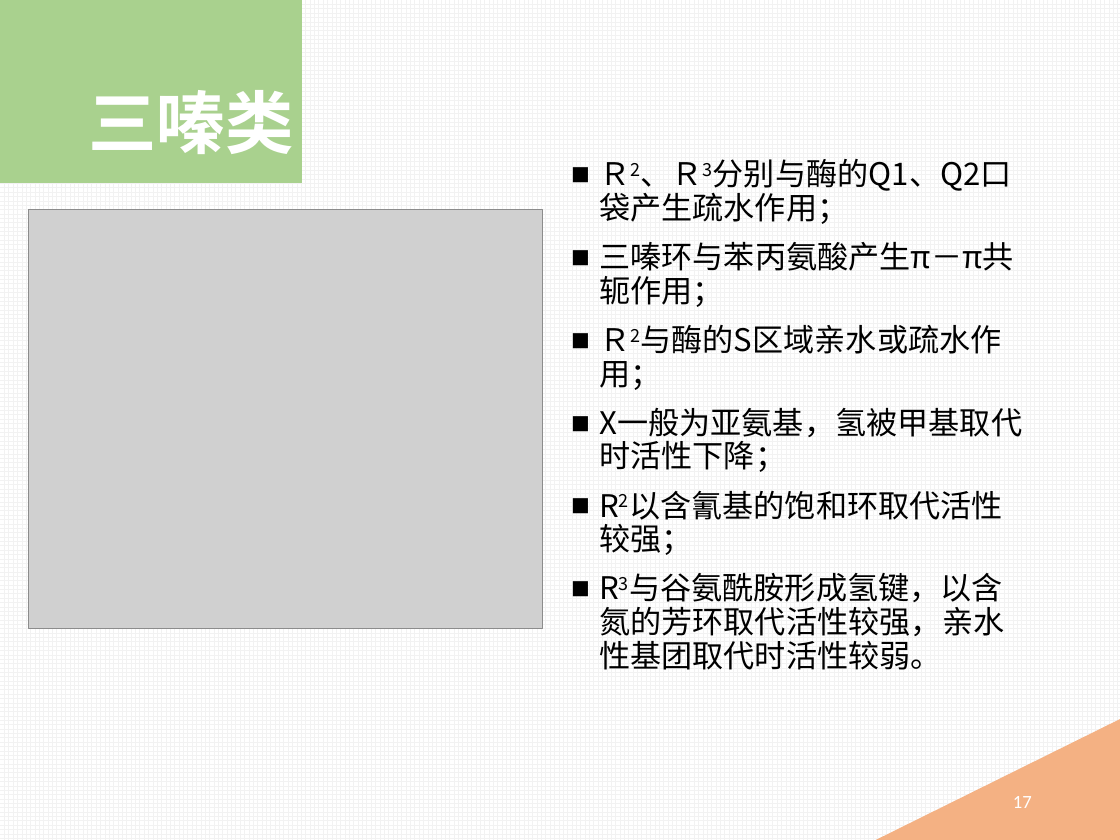
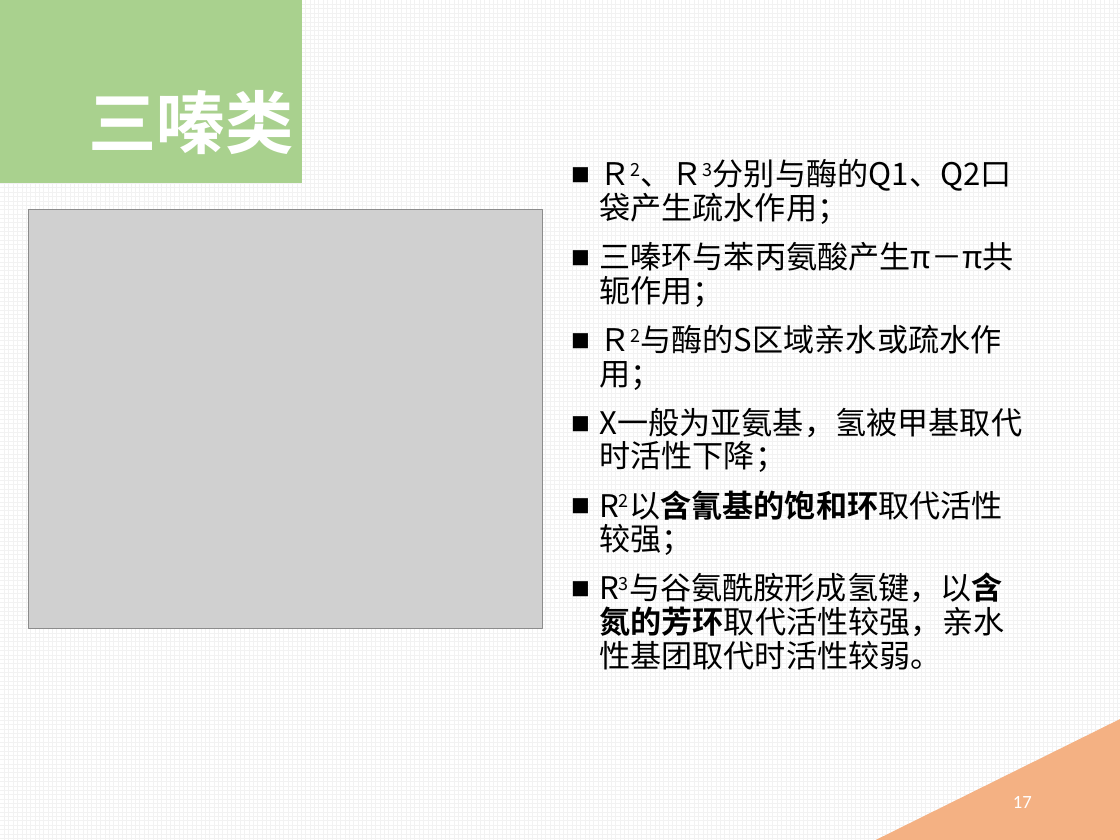
Before and after one commit to mingyong/Project-PDE, a slide deck: slide 17 of 磷酸二酯酶抑制剂.pptx. Drawn at 1120x840 pixels with LibreOffice and Linux fonts; fonts in the diff are those of the drawing; grey boxes stand for pictures. Boxes give left, top, right and bottom in pixels: in the first picture for what was removed or moved away, otherwise in the second. Text is boxed around its words. In the diff, an @@ line names an element or a change of style, - is before the commit and + after.

```diff
--- a/磷酸二酯酶抑制剂.pptx
+++ b/磷酸二酯酶抑制剂.pptx
@@ text at [599, 572, 1004, 670]: bold on in "R2以含氰基的饱和环取代活性较强；", "R3与谷氨酰胺形成氢键，以含氮的芳环取代活性较强，亲水性基团取代时活性较弱。" @@
```
Also in this commit, not shown: 10 other slides changed, 1 slide added.
